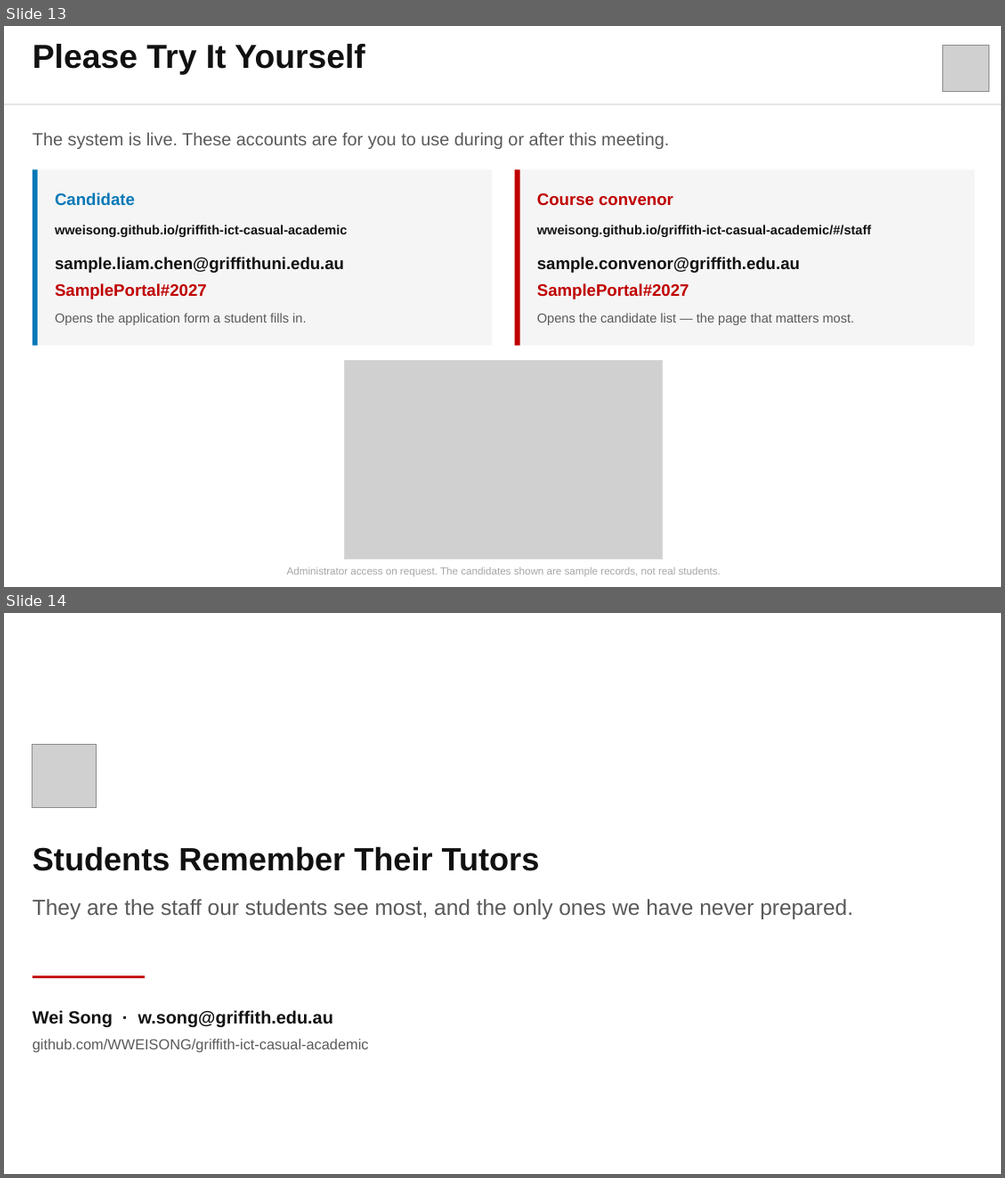
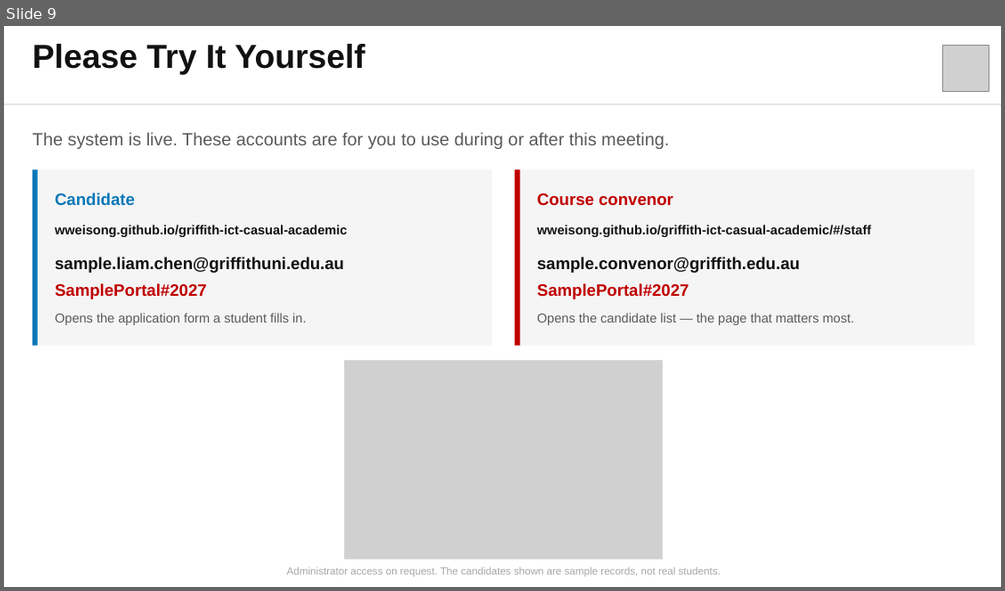
Before and after one commit to WWEISONG/griffith-ict-casual-academic, a slide deck: docs/tutor-program/HoS-briefing.pptx. Shown one above the other, each under a label of ours: slides 13 and 14 before the commit, slide 9 after it. The pictures are 1005x1178 and 1005x591 pixels, drawn with LibreOffice and Linux fonts; fonts in the diff are those of the drawing; grey boxes stand for pictures. Boxes give left, top, right and bottom in pixels: in the first picture for what was removed or moved away, otherwise in the second. Text is boxed around its words. In the diff, an @@ line names an element or a change of style, - is before the commit and + after.

```diff
--- a/docs/tutor-program/HoS-briefing.pptx
+++ b/docs/tutor-program/HoS-briefing.pptx
@@ slide 14 removed at bbox=[4, 613, 1001, 1174], background #FFFFFF @@
@@ picture removed at bbox=[32, 744, 96, 807] @@
@@ text removed at bbox=[32, 846, 853, 919] @@
-Students Remember Their Tutors
-They are the staff our students see most, and the only ones we have never prepared.
@@ rectangle removed at bbox=[32, 976, 145, 978] @@
@@ text removed at bbox=[32, 1010, 369, 1053] @@
-Wei Song · w.song@griffith.edu.au
-github.com/WWEISONG/griffith-ict-casual-academic
@@ what was slide 13 is now slide 9 @@
```
Also in this commit, not shown: 2 slides changed, 2 slides added, 5 other slides removed, 1 other file.
